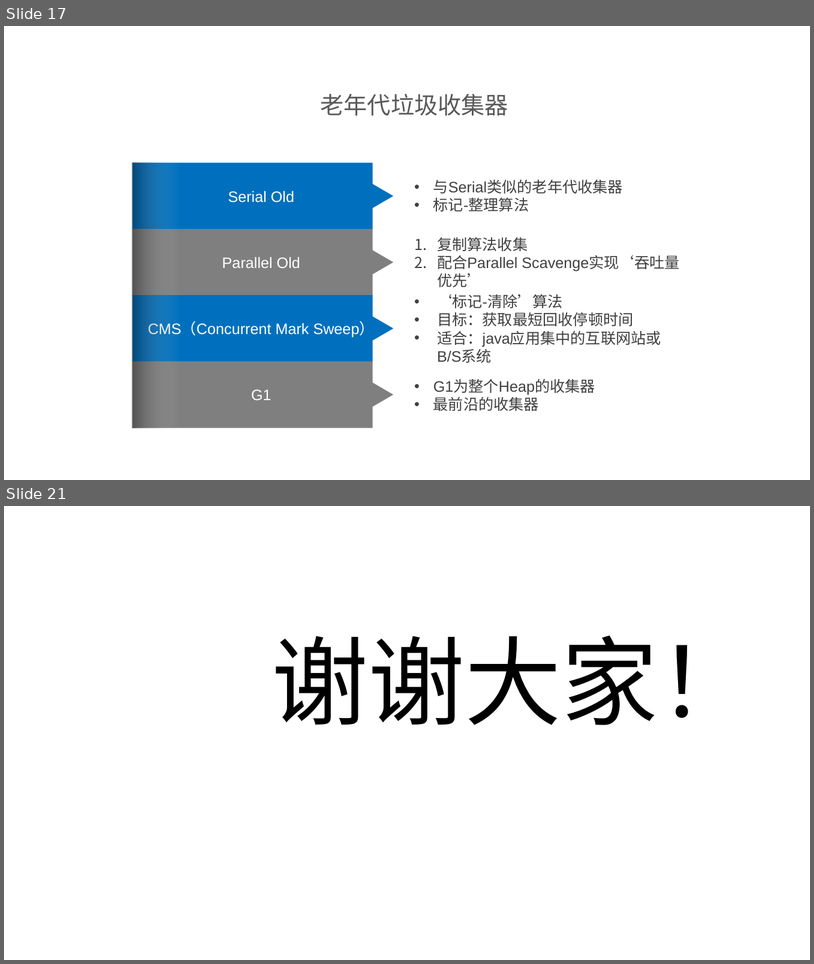
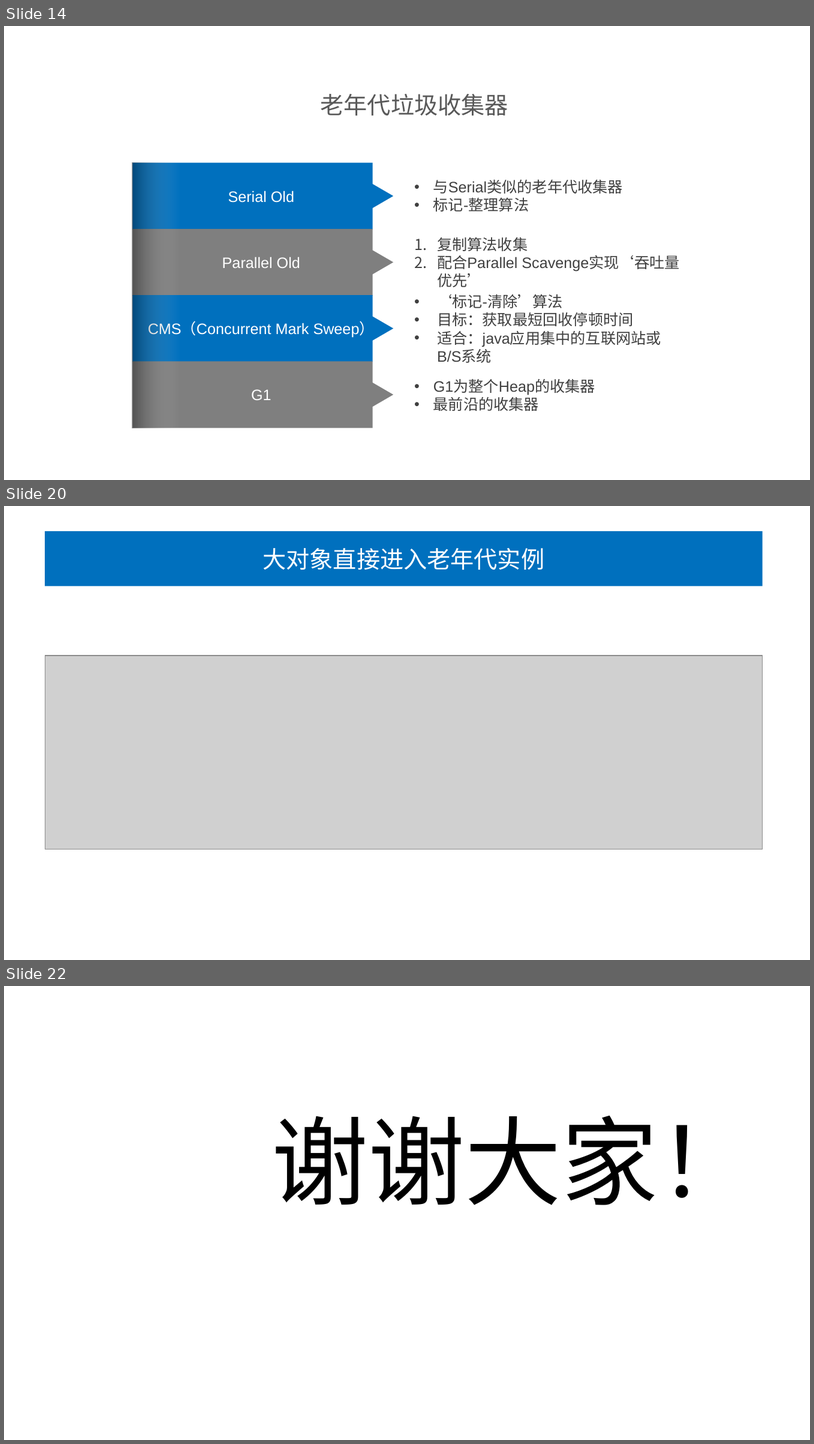
Before and after one commit to frinder6/my.doc, a slide deck: 深入理解Java虚拟机.pptx. Shown one above the other, each under a label of ours: slides 17 and 21 before the commit, slides 14, 20 and 22 after it; the slides between them are not shown. The pictures are 814x964 and 814x1444 pixels, drawn with LibreOffice and Linux fonts; fonts in the diff are those of the drawing; grey boxes stand for pictures; background and template pictures are left out. Boxes give left, top, right and bottom in pixels: in the first picture for what was removed or moved away, otherwise in the second. Text is boxed around its words. In the diff, an @@ line names an element or a change of style, - is before the commit and + after.

```diff
--- a/深入理解Java虚拟机.pptx
+++ b/深入理解Java虚拟机.pptx
@@ slide 20 added at <box>4,506,810,960</box>, background #FFFFFF @@
@@ rectangle added at <box>45,531,763,586</box>, fill #0070BE, 28 pt, text #FFFFFF @@
+大对象直接进入老年代实例
@@ picture added at <box>45,655,763,849</box> @@
@@ what was slide 17 is now slide 14 @@
@@ what was slide 21 is now slide 22 @@
```
Also in this commit, not shown: 1 slide changed, 7 other slides added, 7 slides removed, 1 other file.
